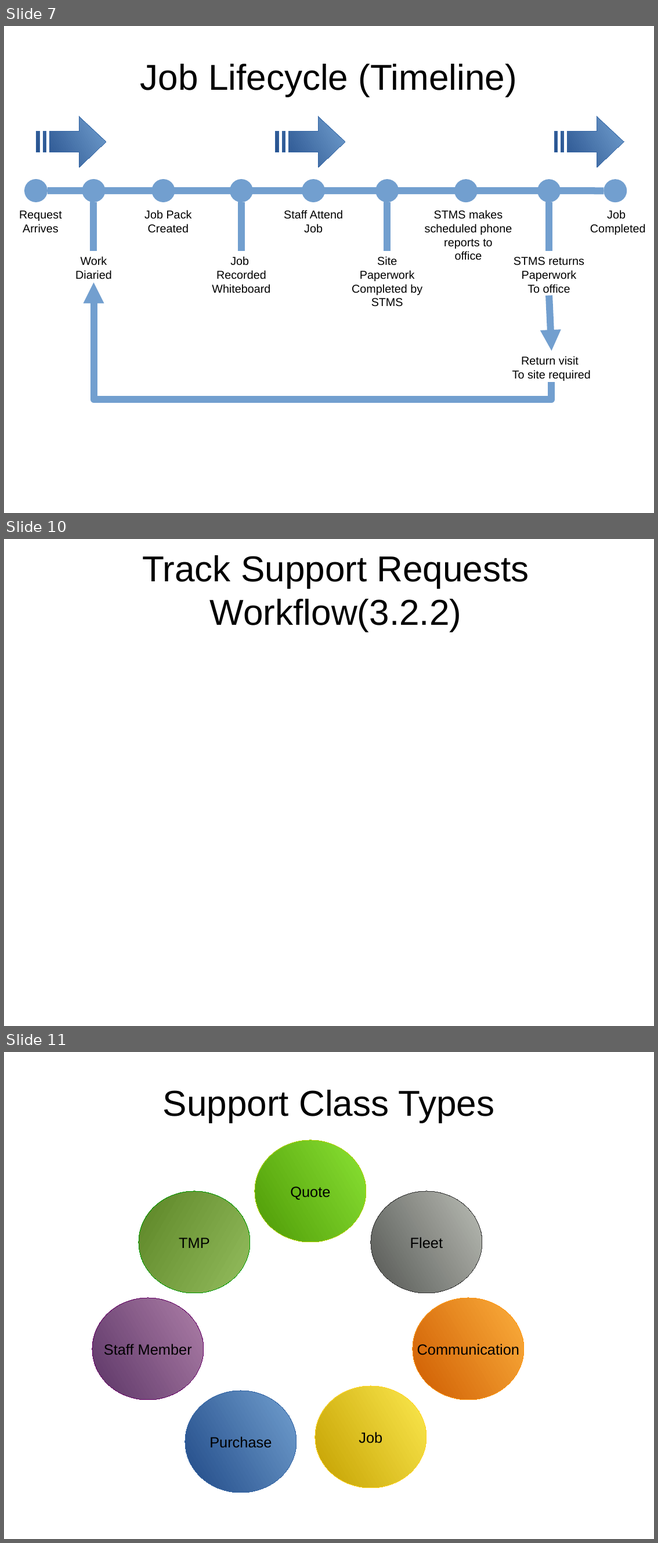
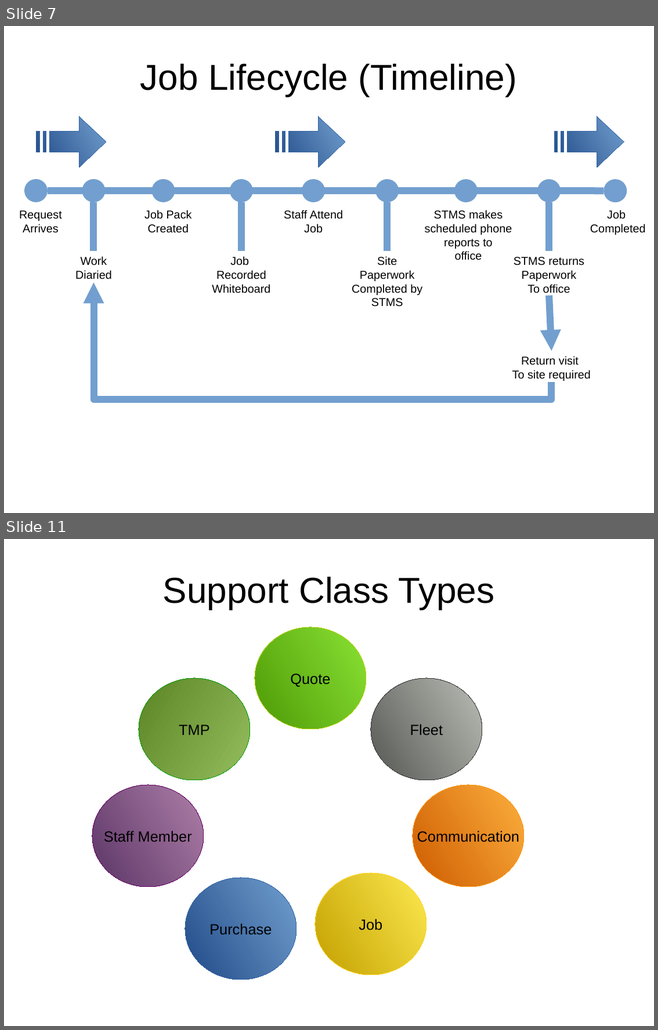
Before and after one commit to monkeysh1ne/TMNZ_Stuff, a slide deck: Workflows BP Models.odp. Shown one above the other, each under a label of ours: slides 7, 10 and 11 before the commit, slides 7 and 11 after it; the slides between them are not shown. The pictures are 658x1543 and 658x1030 pixels, drawn with LibreOffice and Linux fonts; fonts in the diff are those of the drawing. Boxes give left, top, right and bottom in pixels: in the first picture for what was removed or moved away, otherwise in the second. Text is boxed around its words. In the diff, an @@ line names an element or a change of style, - is before the commit and + after.

Commit message:
Request Tracking SYstem Shopping List - started

```diff
--- a/Workflows BP Models.odp
+++ b/Workflows BP Models.odp
@@ slide 10 removed at [4,539,654,1026], background #FFFFFF @@
@@ title removed at [142,555,529,631] @@
-Track Support Requests Workflow(3.2.2)
```
Also in this commit, not shown: 5 slides changed, 2 slides added, 1 other file.
